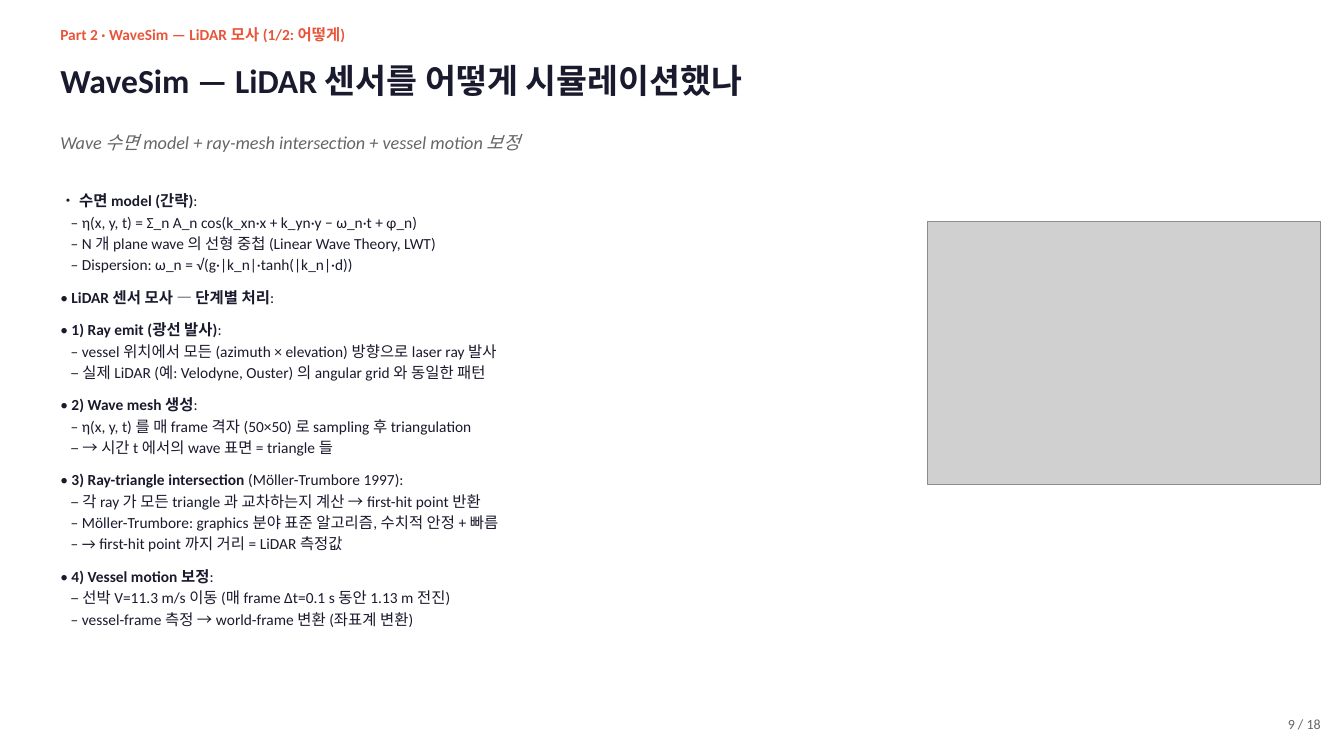
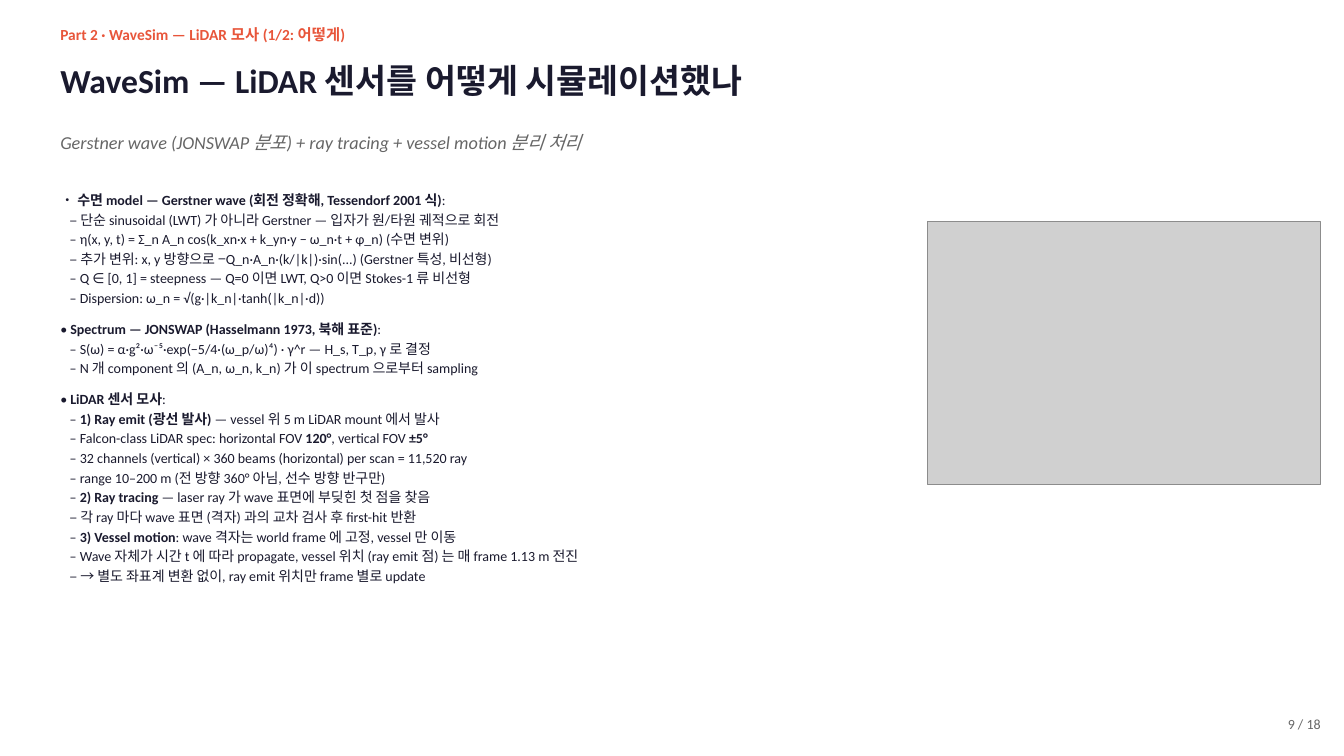
Before and after one commit to SAEYONGPARK94/wavesplat, a slide deck: slide 9 of wavesplat/docs/labmeeting_2026_05_13.pptx. Drawn at 1344x756 pixels with LibreOffice and Linux fonts; fonts in the diff are those of the drawing; grey boxes stand for pictures. Boxes give left, top, right and bottom in pixels: in the first picture for what was removed or moved away, otherwise in the second. Text is boxed around its words. In the diff, an @@ line names an element or a change of style, - is before the commit and + after.

```diff
--- a/wavesplat/docs/labmeeting_2026_05_13.pptx
+++ b/wavesplat/docs/labmeeting_2026_05_13.pptx
@@ text at (60,134,581,152): text changed @@
-Wave 수면 model + ray-mesh intersection + vessel motion 보정
+Gerstner wave (JONSWAP 분포) + ray tracing + vessel motion 분리 처리
@@ text at (77,193,500,286): text changed; size 11 to 10 pt @@
-• 수면 model (간략):
-– η(x, y, t) = Σ_n A_n cos(k_xn·x + k_yn·y − ω_n·t + φ_n)
-– N 개 plane wave 의 선형 중첩 (Linear Wave Theory, LWT)
+• 수면 model — Gerstner wave (회전 정확해, Tessendorf 2001 식):
+– 단순 sinusoidal (LWT) 가 아니라 Gerstner — 입자가 원/타원 궤적으로 회전
+– η(x, y, t) = Σ_n A_n cos(k_xn·x + k_yn·y − ω_n·t + φ_n) (수면 변위)
+– 추가 변위: x, y 방향으로 −Q_n·A_n·(k/|k|)·sin(...) (Gerstner 특성, 비선형)
+– Q ∈ [0, 1] = steepness — Q=0 이면 LWT, Q>0 이면 Stokes-1 류 비선형
@@ text at (80,291,324,306): size 11 to 10 pt in "– Dispersion: ω_n = √(g·|k_n|·tanh(|k_n|·d))" @@
@@ text at (70,322,579,584): text changed; size 11 to 10 pt @@
-• LiDAR 센서 모사 — 단계별 처리:
-• 1) Ray emit (광선 발사):
-– vessel 위치에서 모든 (azimuth × elevation) 방향으로 laser ray 발사
-– 실제 LiDAR (예: Velodyne, Ouster) 의 angular grid 와 동일한 패턴
-• 2) Wave mesh 생성:
-– η(x, y, t) 를 매 frame 격자 (50×50) 로 sampling 후 triangulation
-– → 시간 t 에서의 wave 표면 = triangle 들
-• 3) Ray-triangle intersection (Möller-Trumbore 1997):
-– 각 ray 가 모든 triangle 과 교차하는지 계산 → first-hit point 반환
-– Möller-Trumbore: graphics 분야 표준 알고리즘, 수치적 안정 + 빠름
-– → first-hit point 까지 거리 = LiDAR 측정값
-• 4) Vessel motion 보정:
-– 선박 V=11.3 m/s 이동 (매 frame Δt=0.1 s 동안 1.13 m 전진)
-– vessel-frame 측정 → world-frame 변환 (좌표계 변환)
+• Spectrum — JONSWAP (Hasselmann 1973, 북해 표준):
+– S(ω) = α·g²·ω⁻⁵·exp(−5/4·(ω_p/ω)⁴) · γ^r — H_s, T_p, γ 로 결정
+– N 개 component 의 (A_n, ω_n, k_n) 가 이 spectrum 으로부터 sampling
+• LiDAR 센서 모사:
+– 1) Ray emit (광선 발사) — vessel 위 5 m LiDAR mount 에서 발사
+– Falcon-class LiDAR spec: horizontal FOV 120°, vertical FOV ±5°
+– 32 channels (vertical) × 360 beams (horizontal) per scan = 11,520 ray
+– range 10–200 m (전 방향 360° 아님, 선수 방향 반구만)
+– 2) Ray tracing — laser ray 가 wave 표면에 부딪힌 첫 점을 찾음
+– 각 ray 마다 wave 표면 (격자) 과의 교차 검사 후 first-hit 반환
+– 3) Vessel motion: wave 격자는 world frame 에 고정, vessel 만 이동
+– Wave 자체가 시간 t 에 따라 propagate, vessel 위치 (ray emit 점) 는 매 frame 1.13 m 전진
+– → 별도 좌표계 변환 없이, ray emit 위치만 frame 별로 update
```
Also in this commit, not shown: 4 other slides changed, 3 slides added, 12 slides removed, 1 other file.
